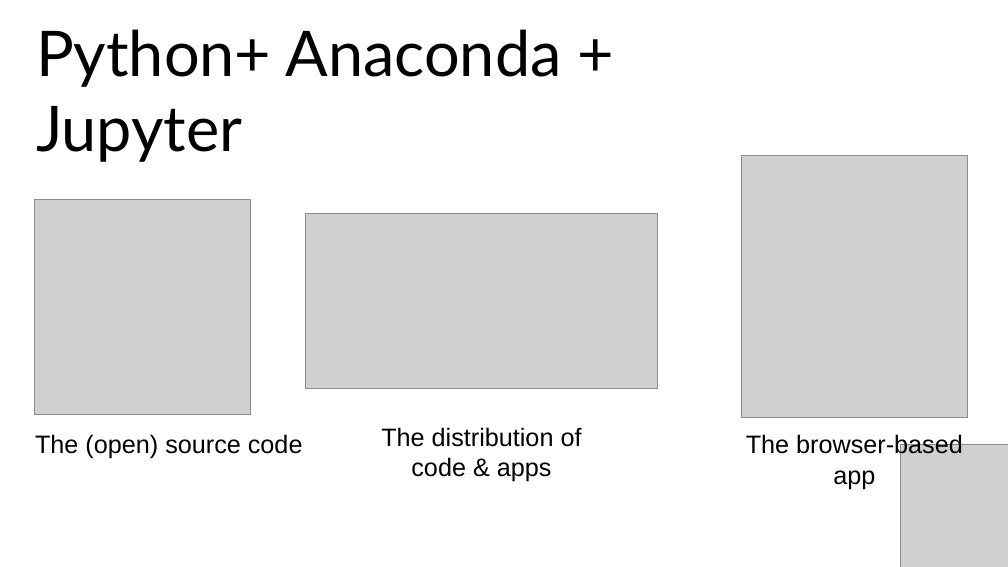
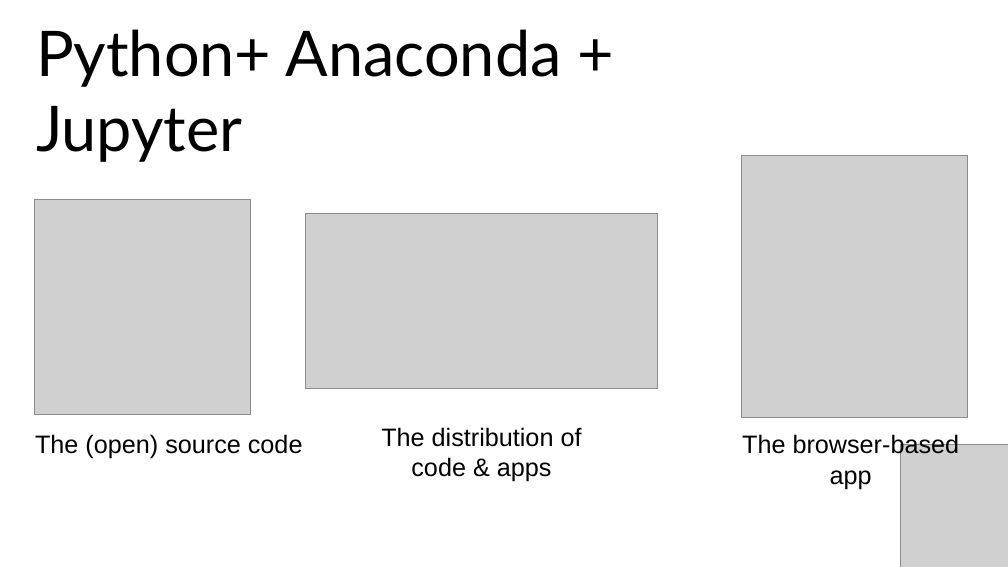
Before and after one commit to stringfestdata/london-excel, a slide deck: slide 18 of advancing-into-analytics-london-meetup.pptx. Drawn at 1008x567 pixels with LibreOffice and Linux fonts; fonts in the diff are those of the drawing; grey boxes stand for pictures. Boxes give left, top, right and bottom in pixels: in the first picture for what was removed or moved away, otherwise in the second. Text is boxed around its words. In the diff, an @@ line names an element or a change of style, - is before the commit and + after.

```diff
--- a/advancing-into-analytics-london-meetup.pptx
+++ b/advancing-into-analytics-london-meetup.pptx
@@ text "The browser-based app": place and size @@
-text "The browser-based app" at [746,434,963,489]
+text "The browser-based app" at [742,434,960,489]
```
Also in this commit, not shown: 4 other slides changed.
